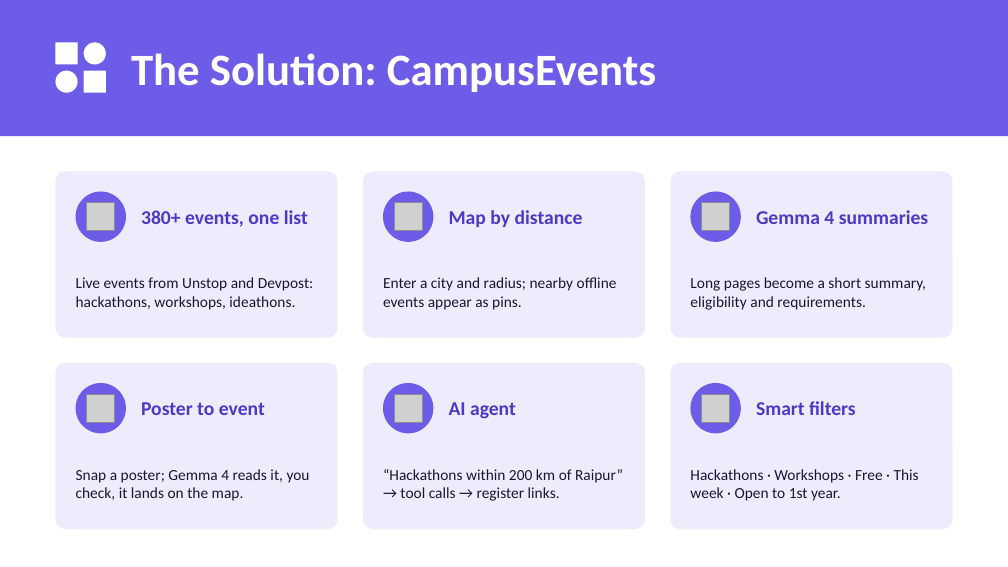
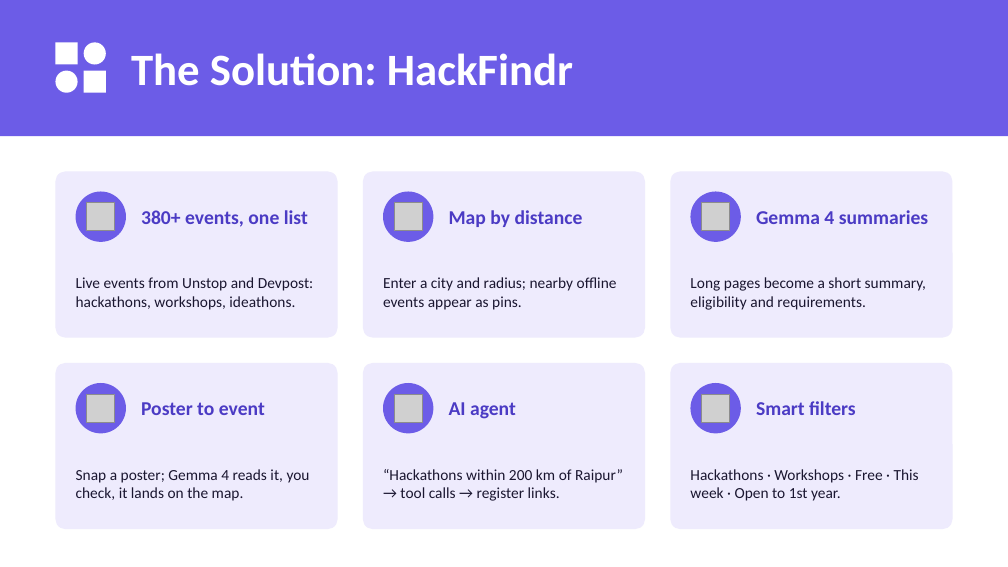
Before and after one commit to lochan28/iit_bhilai, a slide deck: slide 3 of docs/HackFindr_presentation.pptx. Drawn at 1008x567 pixels with LibreOffice and Linux fonts; fonts in the diff are those of the drawing; grey boxes stand for pictures. Boxes give left, top, right and bottom in pixels: in the first picture for what was removed or moved away, otherwise in the second. Text is boxed around its words. In the diff, an @@ line names an element or a change of style, - is before the commit and + after.

```diff
--- a/docs/HackFindr_presentation.pptx
+++ b/docs/HackFindr_presentation.pptx
@@ text at (x1=131, y1=53, x2=573, y2=86): text changed @@
-The Solution: CampusEvents
+The Solution: HackFindr
```
Also in this commit, not shown: 1 other slide changed.
